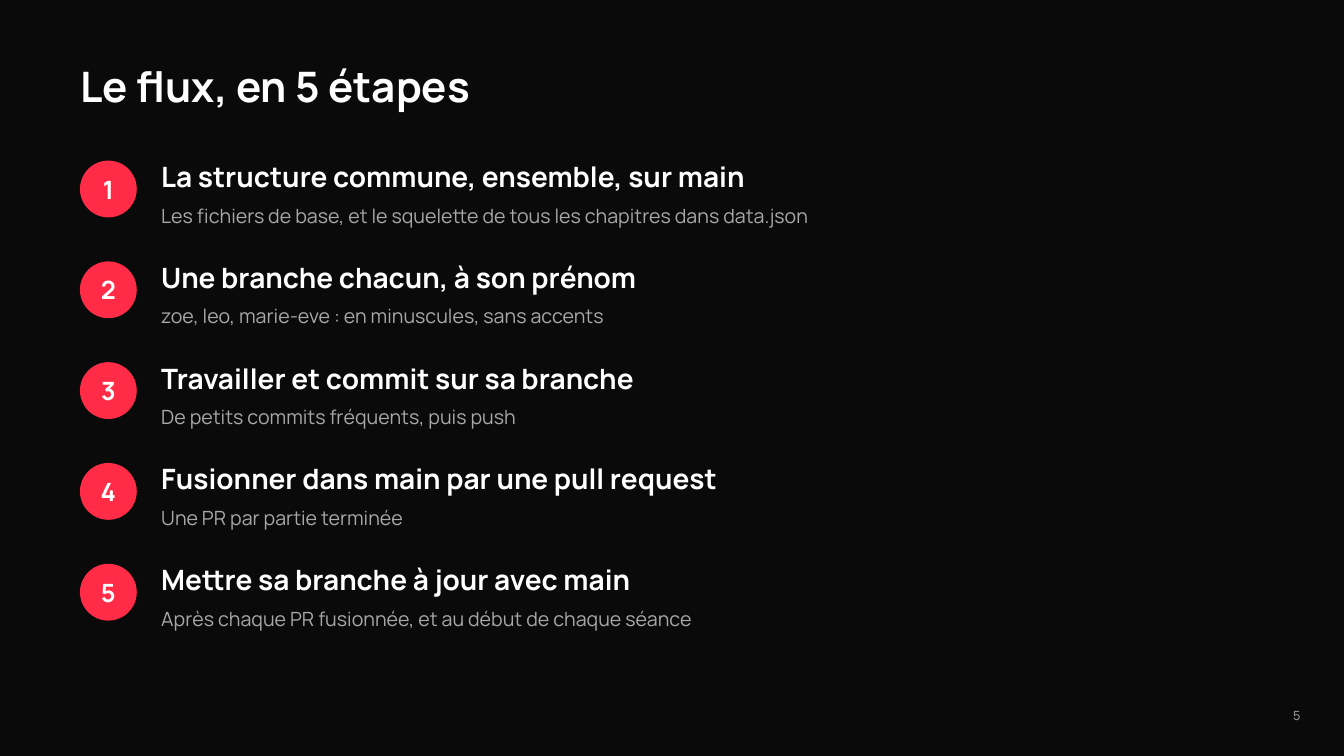
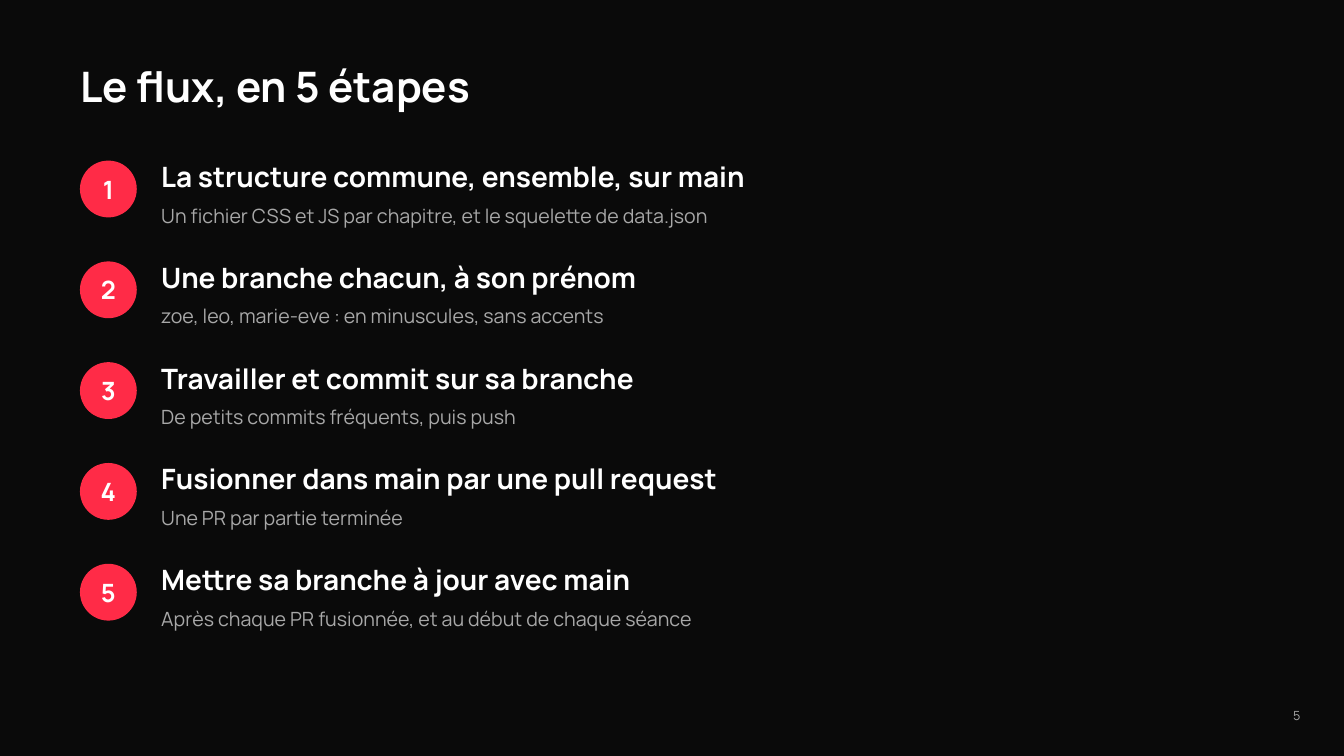
Before and after one commit to tim-montmorency/compendium, a slide deck: slide 5 of docs/582-511-web5/assets/documents/Web5_git-en-equipe.pptx. Drawn at 1344x756 pixels with LibreOffice and Linux fonts; fonts in the diff are those of the drawing. Boxes give left, top, right and bottom in pixels: in the first picture for what was removed or moved away, otherwise in the second. Text is boxed around its words. In the diff, an @@ line names an element or a change of style, - is before the commit and + after.

```diff
--- a/docs/582-511-web5/assets/documents/Web5_git-en-equipe.pptx
+++ b/docs/582-511-web5/assets/documents/Web5_git-en-equipe.pptx
@@ text at (161, 208, 708, 228): text changed @@
-Les fichiers de base, et le squelette de tous les chapitres dans data.json
+Un fichier CSS et JS par chapitre, et le squelette de data.json
```
Also in this commit, not shown: 2 other slides changed, 20 other files.
